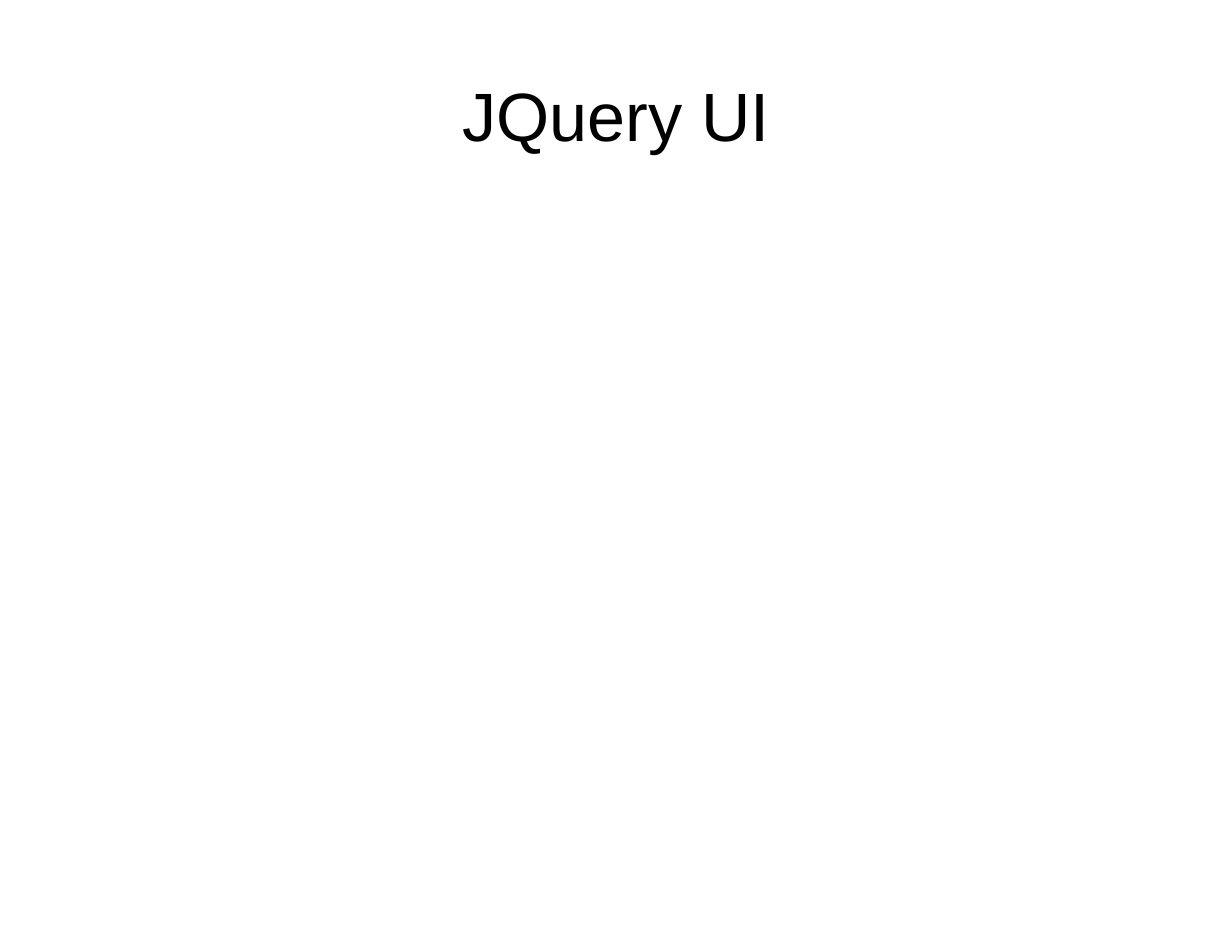
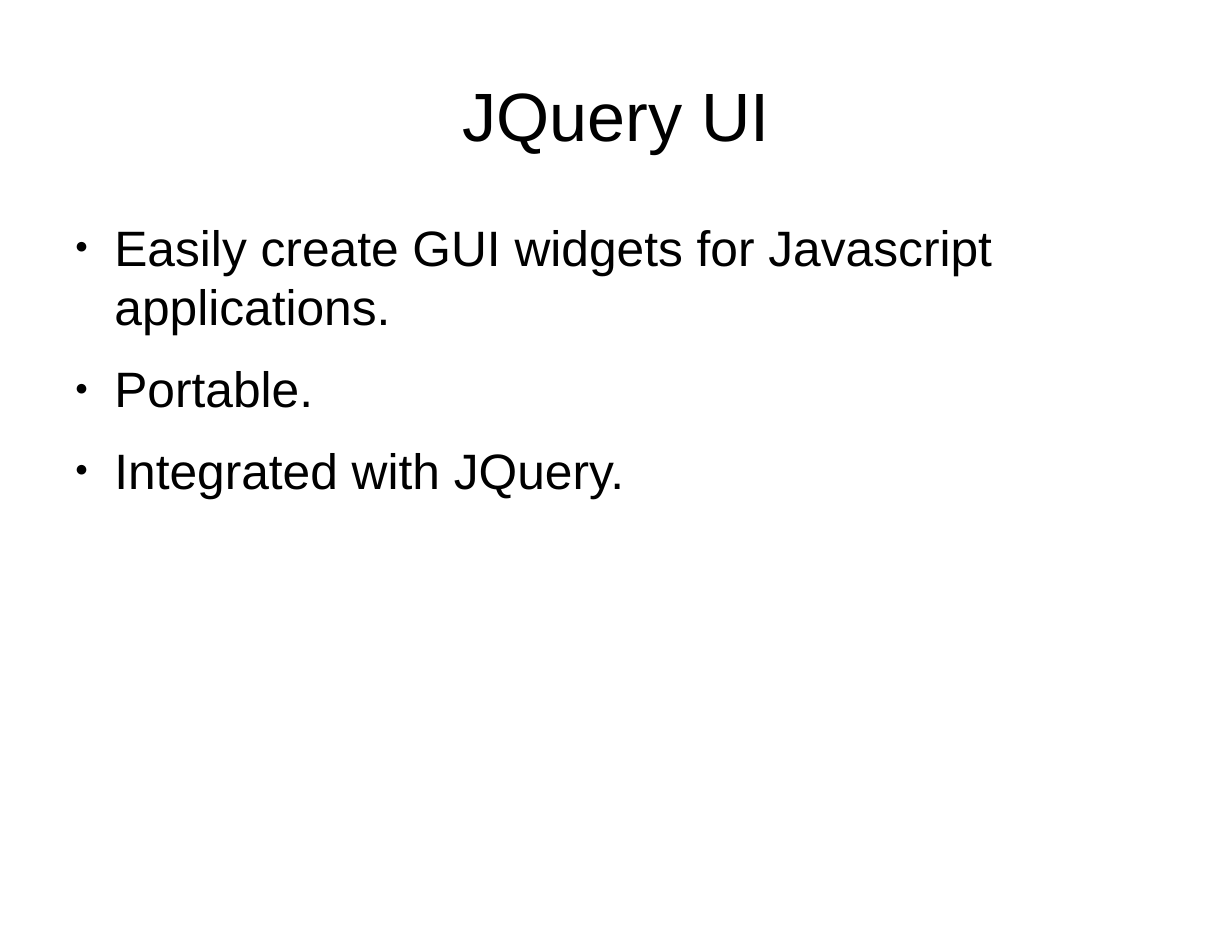
Before and after one commit to fsuarez2005/cosc481-frank-placemap, a slide deck: slide 13 of doc/presentation.odp. Drawn at 1232x925 pixels with LibreOffice and Linux fonts; fonts in the diff are those of the drawing; background and template pictures are left out. Boxes give left, top, right and bottom in pixels: in the first picture for what was removed or moved away, otherwise in the second. Text is boxed around its words. In the diff, an @@ line names an element or a change of style, - is before the commit and + after.

Commit message:
finish presentation

```diff
--- a/doc/presentation.odp
+++ b/doc/presentation.odp
@@ text added at (x1=114, y1=230, x2=992, y2=498), 32 pt, text #000000 @@
+● Easily create GUI widgets for Javascript applications.
+● Portable.
+● Integrated with JQuery.
```
Also in this commit, not shown: 2 other slides changed, 1 slide added, 1 slide removed.
